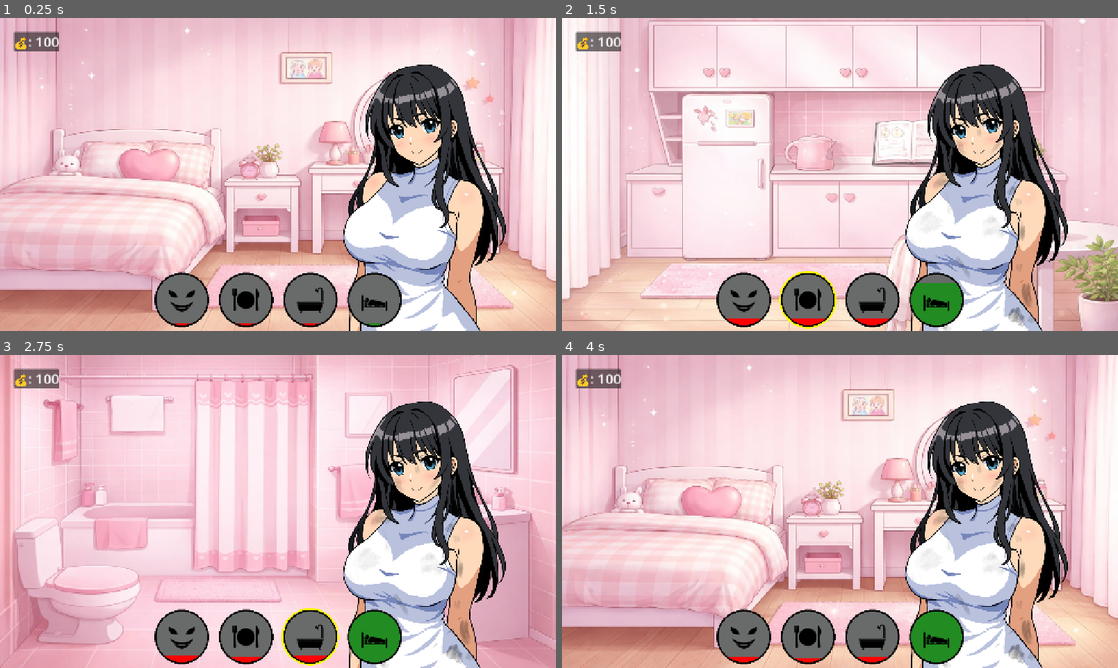
Above: before the commit, frames 1-4 (two rows, left to right).
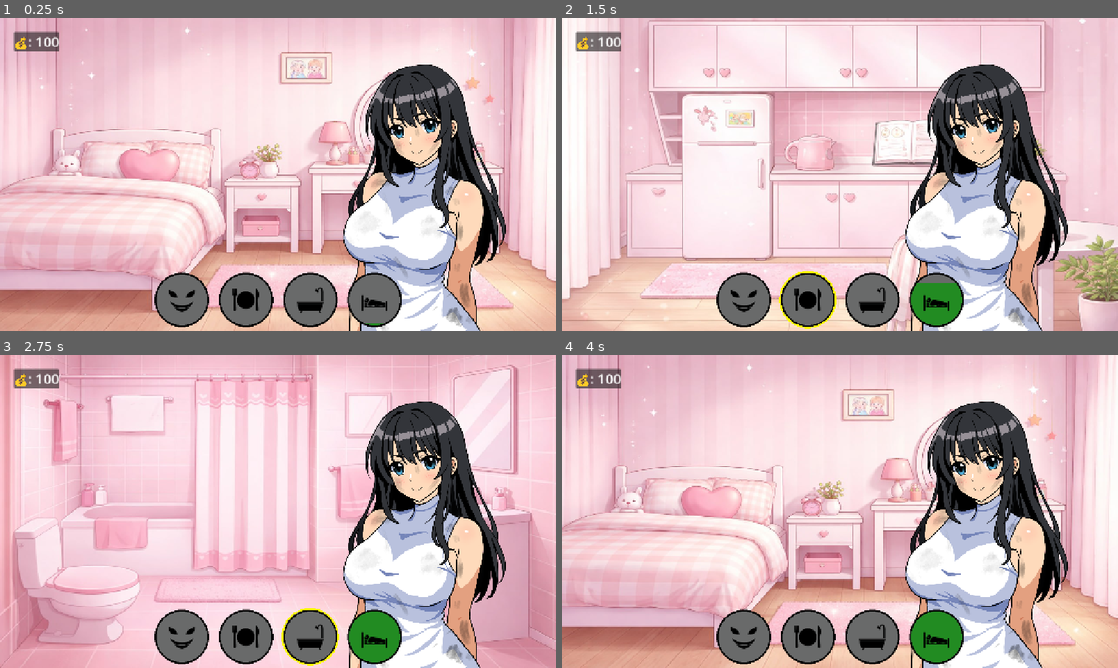
Above: after the commit, the same moments.

Repository: Timur-khan96/queble-jam
Game: Godot game, scene res://main.tscn
Two runs of this game, one before a commit and one after it. Both use one fixed random seed, a clock stepped at 60 frames per second and the inputs below.
Inputs (mouse positions are in pixels of both pictures, inside the frame that each line leads up to):
- Up to frame 1 (0.25 s): no input
- Up to frame 2 (1.5 s): tap Enter (enter) at 0.5, 0.6 s; move the mouse to (745, 299) at 0.52 s; hold D (move_right) 0.53-1.28 s; click (745, 299) at 0.67 s; tap Space (jump) at 0.77, 1.25 s; tap T (test) at 0.8, 1.35 s; move the mouse to (806, 299) at 1.27 s; hold S (move_back) from 1.28 s (still down); click (806, 299) at 1.42 s
- Up to frame 3 (2.75 s): tap Space (jump) at 1.52 s; tap Enter (enter) at 1.55, 2, 2.1 s; move the mouse to (311, 636) at 2.02 s; release S (move_back) at 2.03 s; hold D (move_right) from 2.03 s (still down); click (311, 636) at 2.17 s; tap T (test) at 2.3 s
- Up to frame 4 (4 s): tap Space (jump) at 2.75, 3.02, 3.77 s; move the mouse to (934, 636) at 2.77 s; release D (move_right) at 2.78 s; hold W (move_forward) 2.78-3.53 s; tap T (test) at 2.85, 3.8 s; click (934, 636) at 2.92 s; tap Enter (enter) at 3.05, 3.6 s; move the mouse to (1006, 558) at 3.52 s; hold A (move_left) from 3.53 s (still down); click (1006, 558) at 3.67 s

The runs differ from the first frame. In frame 1, 0.6% of the frame differs, in the area x 31-85%, y 35-100%; in frame 2, 0.3%; in frame 3, 0.3%; in frame 4, 0.2%.

Commit message:
added cleaning percentage

Diff:
--- a/UI/progress_bars/needs_bar.gd
+++ b/UI/progress_bars/needs_bar.gd
@@ -8,6 +8,7 @@
 const OUTLINE_RADIUS = 64
 
 var hovered = false
+var disabled = false
 
 func _init(_my_type: Consts.NEED_TYPE):
 	type = _my_type
@@ -31,10 +32,12 @@
 
 func _draw():
 	if !hovered: return
+	if disabled: return
 	var pos = size / 2
 	draw_circle(pos, OUTLINE_RADIUS, Color.YELLOW, false, 4.0)
 
 func _gui_input(event):
+	if disabled: return
 	if event is not InputEventMouseButton: return
 	if event.button_index == MOUSE_BUTTON_LEFT and event.pressed:
 		clicked.emit(type)
--- a/autoloads/game_data.gd
+++ b/autoloads/game_data.gd
@@ -24,7 +24,7 @@
 func _restart_needs():
 	print("restarting needs")
 	for need in Consts.NEED_TYPE:
-		needs[Consts.NEED_TYPE[need]] = 0.2
+		needs[Consts.NEED_TYPE[need]] = 0
 		needs_decreasing[Consts.NEED_TYPE[need]] = true
 	needs[Consts.NEED_TYPE.ENERGY] = 1.
 
--- a/girl/girl.tscn
+++ b/girl/girl.tscn
@@ -21,7 +21,6 @@
 texture = ExtResource("3_s4oi6")
 
 [node name="dirt" type="Sprite2D" parent="." unique_id=1532556803]
-visible = false
 texture = ExtResource("4_yso6t")
 
 [connection signal="timeout" from="blink_timer" to="." method="_on_blink_timer_timeout"]
--- a/main.gd
+++ b/main.gd
@@ -1,8 +1,10 @@
 extends Node
 
 @onready var coins_label := %coins_label
-@onready var needs_container := %needs_container
 @onready var girl := $girl
+@onready var h_needs_container = %h_needs_container
+@onready var v_needs_container = %v_needs_container
+
 
 
 var current_room_node: Room
@@ -10,7 +12,7 @@
 func _ready():
 	for need_type in Consts.NEED_TYPE:
 		var bar = NeedBar.new(Consts.NEED_TYPE[need_type])
-		needs_container.add_child(bar)
+		h_needs_container.add_child(bar)
 		bar.clicked.connect(_on_need_bar_clicked)
 	change_room(Consts.ROOM_TYPE.BEDROOM)
 	GameData.coins_updated.connect(_on_coins_updated)
@@ -35,24 +37,32 @@
 
 	_connect_room_signals()
 
+func _move_needs_left():
+	for c in h_needs_container.get_children():
+		c.disabled = true
+		c.reparent(v_needs_container)
+
+func _move_needs_bottom():
+	for c in v_needs_container.get_children():
+		c.disabled = false
+		c.reparent(h_needs_container)
+
 func _connect_room_signals():
 	match current_room_node.room_type:
 		Consts.ROOM_TYPE.STUDY:
 			current_room_node.computer_opened.connect(func():
+				_move_needs_left()
 				girl.hide())
 			current_room_node.computer_closed.connect(func():
+				_move_needs_bottom()
 				girl.show())
 		Consts.ROOM_TYPE.BATHROOM:
 			current_room_node.washing_started.connect(func():
-				needs_container.hide()
+				_move_needs_left()
 				girl.hide())
-				#_position_girl(true)
-				#girl.is_washing = true)
 			current_room_node.washing_finished.connect(func():
-				needs_container.show()
+				_move_needs_bottom()
 				girl.show())
-				#_position_girl()
-				#girl.is_washing = false)
 
 func _input(event):
 	if Input.is_action_just_pressed_by_event("exit", event):
--- a/main.tscn
+++ b/main.tscn
@@ -33,7 +33,7 @@
 grow_horizontal = 2
 grow_vertical = 0
 
-[node name="needs_container" type="HBoxContainer" parent="ui_layer/bottom_center" unique_id=1641615831]
+[node name="h_needs_container" type="HBoxContainer" parent="ui_layer/bottom_center" unique_id=1641615831]
 unique_name_in_owner = true
 layout_mode = 1
 anchors_preset = 7
@@ -55,6 +55,18 @@
 offset_bottom = 20.0
 grow_vertical = 2
 
+[node name="v_needs_container" type="VBoxContainer" parent="ui_layer/center_left" unique_id=128667259]
+unique_name_in_owner = true
+layout_mode = 1
+anchors_preset = 4
+anchor_top = 0.5
+anchor_bottom = 0.5
+offset_top = -20.0
+offset_right = 40.0
+offset_bottom = 20.0
+grow_vertical = 2
+alignment = 1
+
 [node name="needs_timer" type="Timer" parent="." unique_id=1453948631]
 autostart = true
 
--- a/rooms/bathroom/washing/washing.gd
+++ b/rooms/bathroom/washing/washing.gd
@@ -1,16 +1,21 @@
 extends Control
 
 signal closed
+
+enum STATE {IDLE, SOAP, SHOWER}
 
 @onready var soap = %soap
 @onready var shower_head = %shower_head
 @onready var mask_viewport = %mask_viewport
 @onready var mask_brush = %mask_brush
 @onready var dirt = %dirt
+@onready var naked_girl = $naked_girl
 
-enum STATE {IDLE, SOAP, SHOWER}
+
+@onready var test_label = %test_label
 
 var _mouse_node: Sprite2D = null
+
 var state: STATE = STATE.IDLE:
 	set(value):
 		if state == value: return
@@ -23,9 +28,56 @@
 		else:
 			_init_mouse_follow()
 
+
+const BRUSH_RADIUS = 128
+const GRID_X := 48
+var GRID_Y: int
+
+var dirt_grid := PackedByteArray()   # size = GRID_X * GRID_Y
+var clean_grid := PackedByteArray()  # size = GRID_X * GRID_Y
+var brush_radius_uv: Vector2
+var total_dirt_cells := 0
+
 func _ready():
 	var dirt_texture := load("uid://d1w1ynfge08dp")
-	mask_viewport.size = dirt_texture.get_size()
+	var tex_size = dirt_texture.get_size()
+	mask_viewport.size = tex_size
+	var aspect = tex_size.y / tex_size.x
+	GRID_Y = int(GRID_X * aspect)
+	_build_dirt_grid(dirt_texture)
+	brush_radius_uv = Vector2(BRUSH_RADIUS / tex_size.x,
+		BRUSH_RADIUS / tex_size.y)
+
+func _build_dirt_grid(texture: Texture2D):
+	dirt_grid.resize(GRID_X * GRID_Y)
+	clean_grid.resize(GRID_X * GRID_Y)
+	dirt_grid.fill(0)
+	clean_grid.fill(0)
+	total_dirt_cells = 0
+
+	var img: Image = texture.get_image()
+	var cell_width = img.get_width() / float(GRID_X)
+	var cell_height = img.get_height() / float(GRID_Y)
+
+	for gy in GRID_Y:
+		for gx in GRID_X:
+			var x0 = int(gx * cell_width)
+			var y0 = int(gy * cell_height)
+			var x1 = int((gx + 1) * cell_width)
+			var y1 = int((gy + 1) * cell_height)
+
+			var has_dirt := false
+			for y in range(y0, y1):
+				for x in range(x0, x1):
+					if img.get_pixel(x, y).a > 0.05:
+						has_dirt = true
+						break
+				if has_dirt: break
+
+			if has_dirt:
+				dirt_grid[gy * GRID_X + gx] = 1
+				total_dirt_cells += 1
+
 
 func _init_mouse_follow():
 	_mouse_node = Sprite2D.new()
@@ -45,10 +97,13 @@
 	add_child(_mouse_node)
 	_mouse_node.global_position = get_global_mouse_position()
 
+func _process(_delta):
+	test_label.text = "cleaned: %d%%" % [get_clean_percent() * 100]
+
 func _physics_process(delta):
 	if _mouse_node == null: return
 	_mouse_node.global_position = lerp(_mouse_node.global_position,
-		get_global_mouse_position(), 8.5 * delta)
+		get_global_mouse_position(), 12.5 * delta)
 
 	if state == STATE.SOAP:
 		var mouse_global = get_global_mouse_position()
@@ -59,8 +114,38 @@
 
 		mask_brush.position = uv * Vector2(mask_viewport.size)
 		mask_brush.visible = true
+		apply_cleaning_uv(uv)
 	else:
 		mask_brush.visible = false
+
+func apply_cleaning_uv(uv: Vector2):
+	var center_gx = int(uv.x * GRID_X)
+	var center_gy = int(uv.y * GRID_Y)
+
+	var rx = int(ceil(brush_radius_uv.x * GRID_X))
+	var ry = int(ceil(brush_radius_uv.y * GRID_Y))
+
+	for gy in range(center_gy - ry, center_gy + ry + 1):
+		if gy < 0 or gy >= GRID_Y: continue
+		for gx in range(center_gx - rx, center_gx + rx + 1):
+			if gx < 0 or gx >= GRID_X: continue
+			# Cell center in UV
+			var cell_uv = Vector2((gx + 0.5) / GRID_X, (gy + 0.5) / GRID_Y)
+			# Elliptical distance check
+			var dx = (cell_uv.x - uv.x) / brush_radius_uv.x
+			var dy = (cell_uv.y - uv.y) / brush_radius_uv.y
+			if dx * dx + dy * dy > 1.0: continue
+
+			var idx = gy * GRID_X + gx
+			if dirt_grid[idx] == 1 and clean_grid[idx] == 0:
+				clean_grid[idx] = 1
+
+func get_clean_percent() -> float:
+	var cleaned := 0
+	for i in dirt_grid.size():
+		if dirt_grid[i] == 1 and clean_grid[i] == 1:
+			cleaned += 1
+	return float(cleaned) / total_dirt_cells
 
 func _on_return_button_pressed():
 	state = STATE.IDLE
--- a/rooms/bathroom/washing/washing.tscn
+++ b/rooms/bathroom/washing/washing.tscn
@@ -109,6 +109,17 @@
 material = SubResource("ShaderMaterial_jamkd")
 texture = ExtResource("10_xgens")
 
+[node name="test_label" type="Label" parent="." unique_id=1500945148]
+unique_name_in_owner = true
+layout_mode = 0
+offset_left = 118.0
+offset_top = 202.0
+offset_right = 254.0
+offset_bottom = 247.0
+theme_override_constants/outline_size = 8
+theme_override_font_sizes/font_size = 32
+text = "test"
+
 [connection signal="gui_input" from="center_right/VBoxContainer/shower_head" to="." method="_on_shower_head_gui_input"]
 [connection signal="gui_input" from="center_right/VBoxContainer/soap" to="." method="_on_soap_gui_input"]
 [connection signal="pressed" from="center_right/VBoxContainer/return_button" to="." method="_on_return_button_pressed"]
--- a/rooms/study/mini_games/squash_the_creeps/mob.gd
+++ b/rooms/study/mini_games/squash_the_creeps/mob.gd
@@ -2,8 +2,8 @@
 
 signal squashed
 
-@export var min_speed = 10
-@export var max_speed = 18
+@export var min_speed = 8
+@export var max_speed = 15
 
 func initialize(start_position, player_position):
 	look_at_from_position(start_position, player_position, Vector3.UP)
Binary file added: anomalies/severed_hand.png
Not shown, added: anomalies/severed_hand.png.import
Not shown, added: export_presets.cfg
